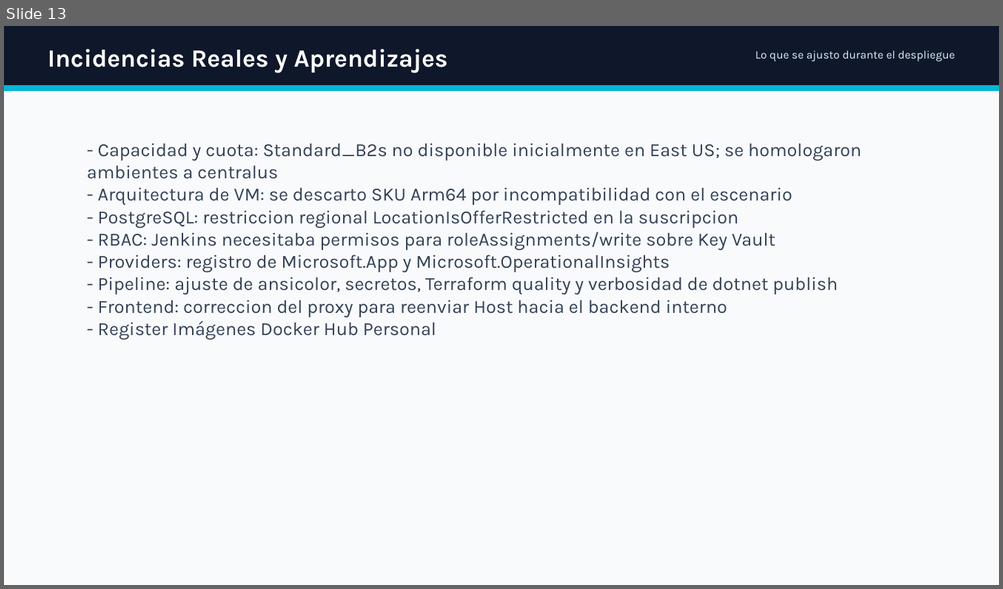
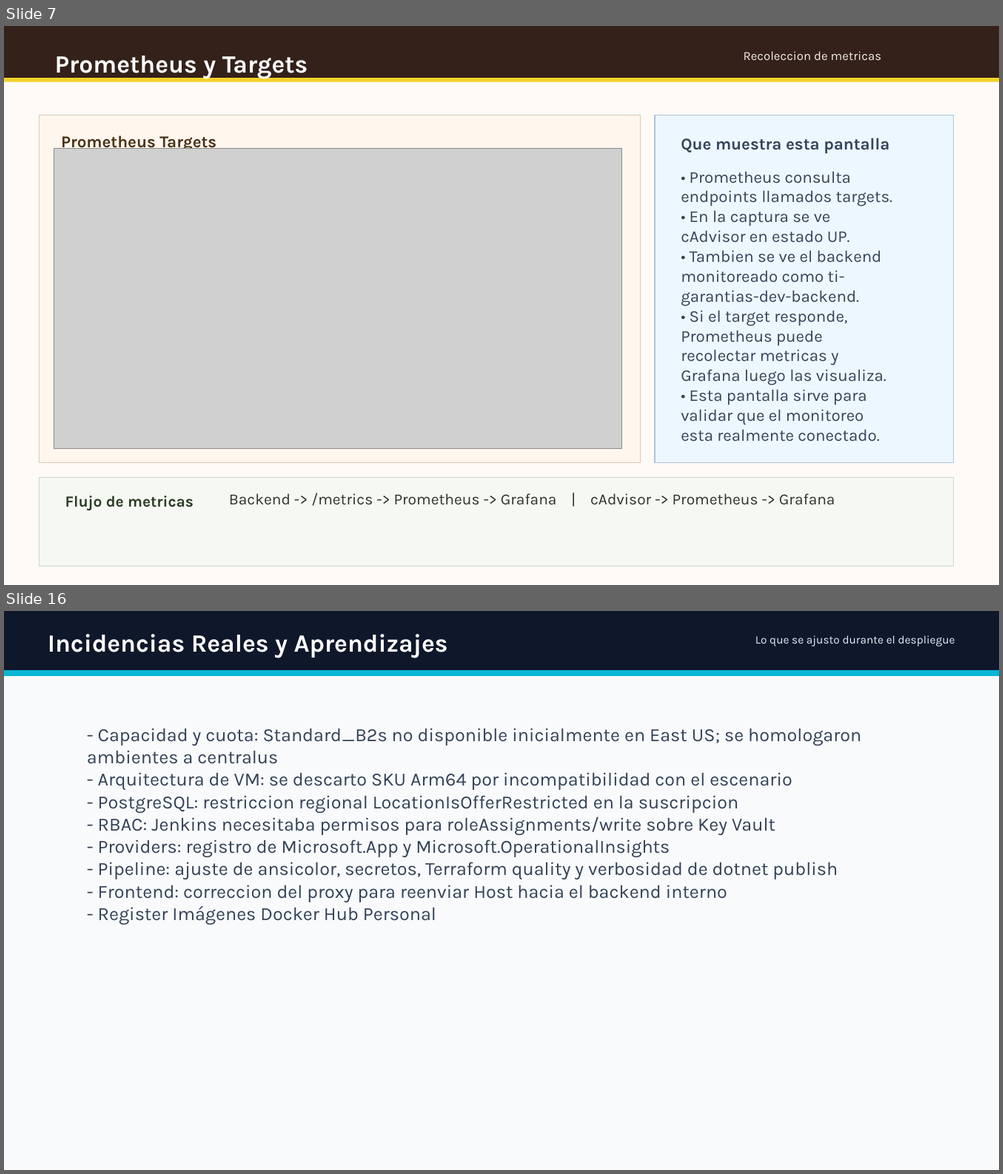
Before and after one commit to ti-devops-diplomado/ti-garantias, a slide deck: docs/Presentacion_Ti_Garantias_DevOps_final_con_gestion_trabajo_github.pptx. Shown one above the other, each under a label of ours: slide 13 before the commit, slides 7 and 16 after it; the slides between them are not shown. The pictures are 1003x589 and 1003x1174 pixels, drawn with LibreOffice and Linux fonts; fonts in the diff are those of the drawing; grey boxes stand for pictures; background and template pictures are left out. Boxes give left, top, right and bottom in pixels: in the first picture for what was removed or moved away, otherwise in the second. Text is boxed around its words. In the diff, an @@ line names an element or a change of style, - is before the commit and + after.

```diff
--- a/docs/Presentacion_Ti_Garantias_DevOps_final_con_gestion_trabajo_github.pptx
+++ b/docs/Presentacion_Ti_Garantias_DevOps_final_con_gestion_trabajo_github.pptx
@@ slide 7 added at <box>4,26,999,585</box>, background picture (left out); not listed: 1 template element that a slide beside it also shows @@
@@ rectangle added at <box>4,26,999,585</box>, fill #FDFAF7 @@
@@ rectangle added at <box>4,26,999,78</box>, fill #33211A @@
@@ text added at <box>55,56,308,79</box>, 24 pt, text #FFFFFF, bold @@
+Prometheus y Targets
@@ text added at <box>743,51,881,60</box>, 12 pt, text #F7EEE7 @@
+Recoleccion de metricas
@@ rectangle added at <box>4,78,999,82</box>, fill #F2D329 @@
@@ rectangle added at <box>39,115,640,463</box>, fill #FFF6EE, outline #DBCAB8 1 pt @@
@@ text added at <box>61,136,216,152</box>, 16 pt, text #4A3217, bold @@
+Prometheus Targets
@@ rectangle added at <box>654,115,953,463</box>, fill #EDF7FF, outline #AFC3D7 1 pt @@
@@ picture added at <box>54,148,622,449</box> @@
@@ text added at <box>680,138,889,154</box>, 16 pt, text #33445A, bold @@
+Que muestra esta pantalla
@@ text added at <box>680,171,893,442</box>, 16 pt, text #33445A @@
+• Prometheus consulta endpoints llamados targets.
+• En la captura se ve cAdvisor en estado UP.
+• Tambien se ve el backend monitoreado como ti-garantias-dev-backend.
+• Si el target responde, Prometheus puede recolectar metricas y Grafana luego las visualiza.
+• Esta pantalla sirve para validar que el monitoreo esta realmente conectado.
@@ rectangle added at <box>39,478,953,567</box>, fill #F5F8F3, outline #CDD8C7 1 pt @@
@@ text added at <box>65,496,193,511</box>, 15 pt, text #2B3A24, bold @@
+Flujo de metricas
@@ text added at <box>229,493,835,506</box>, 15 pt, text #2C3527 @@
+Backend -> /metrics -> Prometheus -> Grafana | cAdvisor -> Prometheus -> Grafana
@@ what was slide 13 is now slide 16 @@
```
Also in this commit, not shown: 3 slides changed, 8 other slides added, 6 slides removed, 5 other files.
